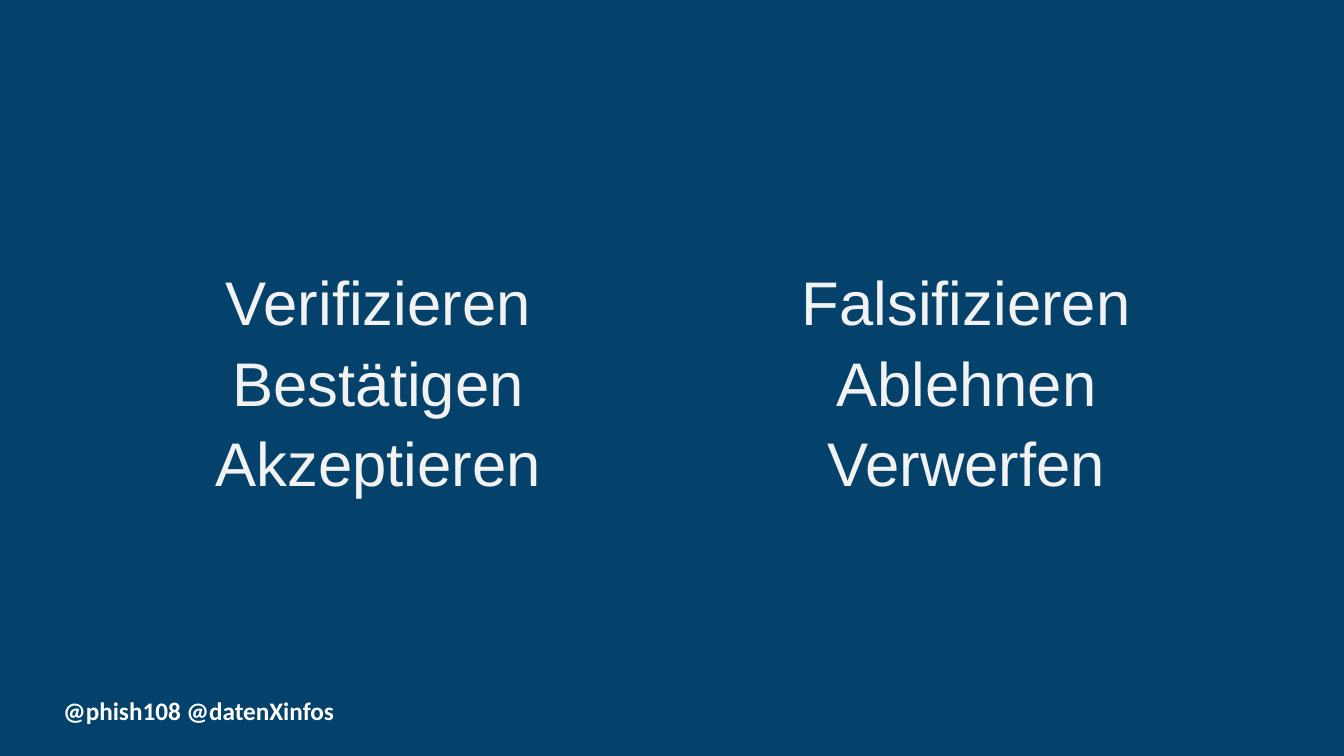
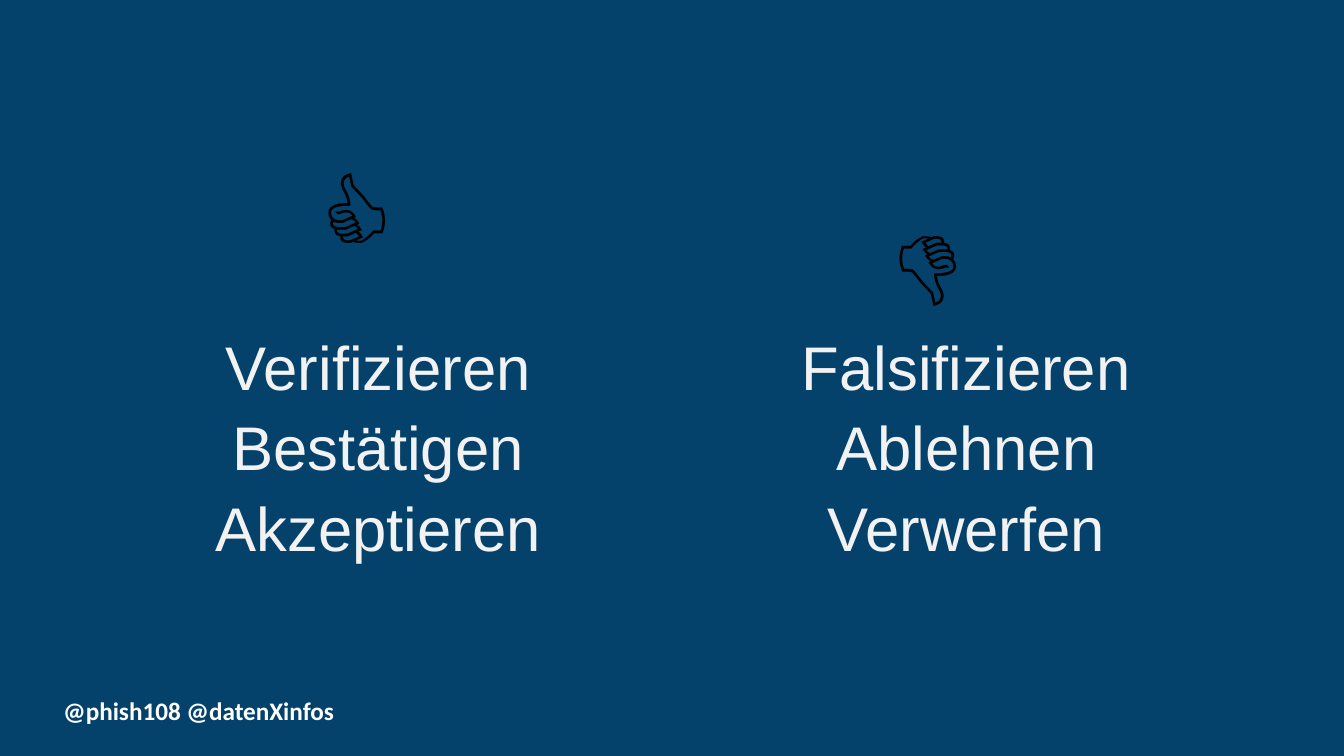
Before and after one commit to dxiai/statistik, a slide deck: slide 9 of 01_forschungsfragen/Forschungsfragen.pptx (slide 10 before the commit). Drawn at 1344x756 pixels with LibreOffice and Linux fonts; fonts in the diff are those of the drawing; background and template pictures are left out. Boxes give left, top, right and bottom in pixels: in the first picture for what was removed or moved away, otherwise in the second. Text is boxed around its words. In the diff, an @@ line names an element or a change of style, - is before the commit and + after.

```diff
--- a/01_forschungsfragen/Forschungsfragen.pptx
+++ b/01_forschungsfragen/Forschungsfragen.pptx
@@ text added at (x1=310, y1=140, x2=443, y2=286), 80 pt, text #000000 @@
+👍
@@ text "Verifizieren" moved from (x1=216, y1=280, x2=541, y2=498) to (x1=216, y1=345, x2=541, y2=563) @@
@@ text "Falsifizieren" moved from (x1=802, y1=280, x2=1130, y2=487) to (x1=802, y1=345, x2=1130, y2=552) @@
@@ text added at (x1=881, y1=188, x2=1014, y2=334), 80 pt, text #000000 @@
+👎
```
Also in this commit, not shown: 4 other slides changed, 9 slides added, 3 slides removed, 8 other files.
